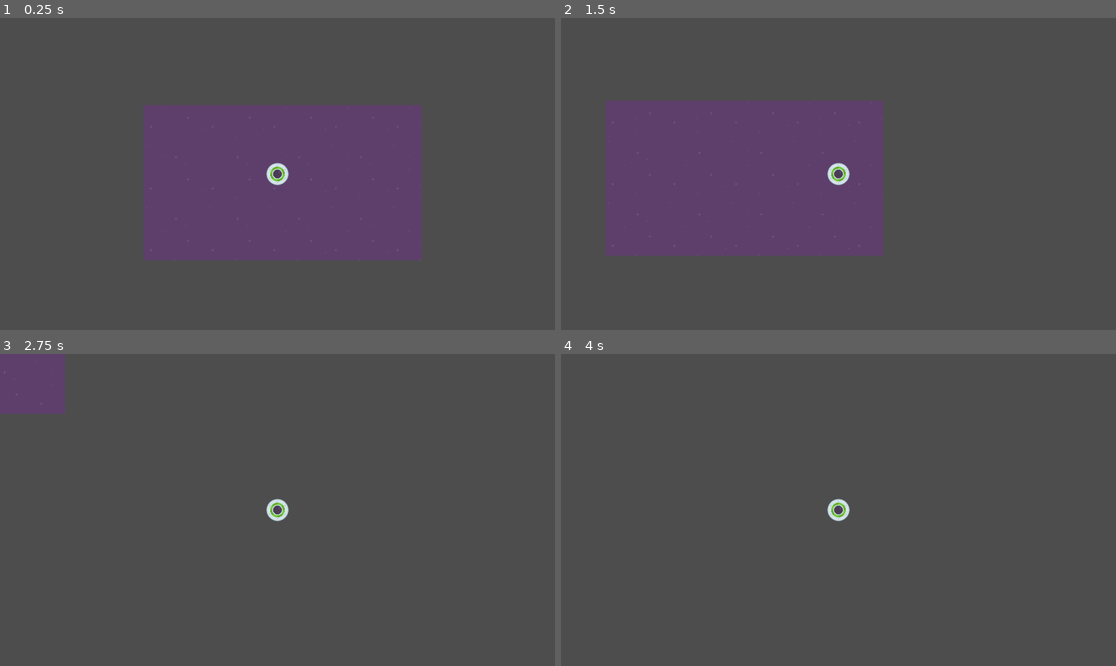
Above: before the commit, frames 1-4 (two rows, left to right).
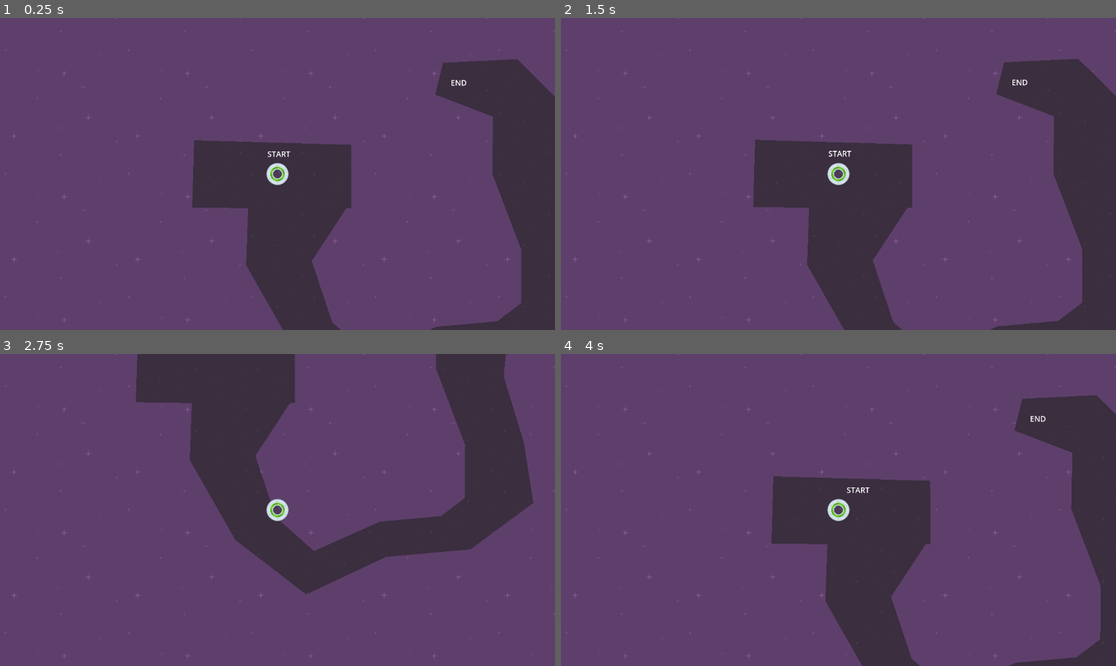
Above: after the commit, the same moments.

Repository: DooDooPark/LearningFirstGodot
Game: Godot game, scene res://scenes/my_level.tscn
The game is run twice, just before and just after one commit, with the same random seed, the same clock (stepped at 60 frames per second) and the same inputs.
Inputs:
- Up to frame 1 (0.25 s): no input
- Up to frame 2 (1.5 s): tap Enter at 0.5 s; hold Right (move_right) 0.53-1.28 s; hold S (move_down) from 1.28 s (still down)
- Up to frame 3 (2.75 s): release S (move_down) at 2.03 s; hold Right (move_right) from 2.03 s (still down)
- Up to frame 4 (4 s): release Right (move_right) at 2.78 s; hold Up (move_up) 2.78-3.53 s; hold A (move_left) from 3.53 s (still down)

The runs differ from the first frame. In frame 1, 83% of the frame differs, in the area x 0-100%, y 0-100%; in frame 2, 82%; in frame 3, 97%; in frame 4, 100%.

Commit message:
godot first end.

Diff:
--- /dev/null
+++ b/scenes/maze.tscn
@@ -0,0 +1,14 @@
+[gd_scene load_steps=2 format=3 uid="uid://bleb5p3ppd55e"]
+
+[ext_resource type="Texture2D" uid="uid://d4drqg6ymhqn0" path="res://assets/darkPurple.png" id="1_l4ml2"]
+
+[node name="Maze" type="Area2D"]
+
+[node name="CollisionPolygon2D" type="CollisionPolygon2D" parent="."]
+polygon = PackedVector2Array(-90, -119, -100, 172, 89, 504, 383, 730, 715, 574, 1065, 543, 1326, 350, 1287, 101, 1203, -176, 1232, -479, 1025, -684, 717, -669, 685, -537, 925, -445, 921, -210, 1043, 110, 1041, 330, 942, 405, 689, 428, 415, 550, 257, 409, 172, 154, 153, -116, 338, -90, 340, -91, 318, -314, -316, -347, -311, -118)
+
+[node name="Polygon2D" type="Polygon2D" parent="."]
+texture_repeat = 2
+position = Vector2(0, 2)
+texture = ExtResource("1_l4ml2")
+polygon = PackedVector2Array(-92, -65, -100, 172, 89, 504, 383, 730, 715, 574, 1065, 543, 1326, 350, 1287, 101, 1203, -176, 1232, -479, 1025, -684, 717, -669, 685, -537, 925, -445, 921, -210, 1043, 110, 1041, 330, 942, 405, 689, 428, 415, 550, 257, 409, 172, 154, 316, -65, 337, -66, 335, -328, -316, -347, -324, -68)
--- a/scenes/my_level.tscn
+++ b/scenes/my_level.tscn
@@ -1,17 +1,67 @@
-[gd_scene load_steps=4 format=3 uid="uid://c0u3w4tkaveo1"]
+[gd_scene load_steps=6 format=3 uid="uid://c0u3w4tkaveo1"]
 
-[ext_resource type="Script" path="res://scripts/level.gd" id="1_nmlee"]
 [ext_resource type="PackedScene" uid="uid://cg1wqrk41ng2f" path="res://scenes/Player.tscn" id="2_0v2s2"]
 [ext_resource type="Texture2D" uid="uid://gqcxx6vwhisi" path="res://assets/purple.png" id="2_uywu7"]
+[ext_resource type="PackedScene" uid="uid://bleb5p3ppd55e" path="res://scenes/maze.tscn" id="4_gt0y7"]
+
+[sub_resource type="GDScript" id="GDScript_qm7y6"]
+script/source = "extends Node2D
+
+
+# Called when the node enters the scene tree for the first time.
+func _ready():
+#	print('hello world');
+	pass # Replace with function body.
+
+
+
+func _on_maze_body_exited(body):
+#	get scene
+	get_tree().reload_current_scene()
+#	print('body out')
+"
+
+[sub_resource type="LabelSettings" id="LabelSettings_hlwu6"]
+font_size = 32
 
 [node name="Level1" type="Node2D"]
-script = ExtResource("1_nmlee")
+script = SubResource("GDScript_qm7y6")
 
-[node name="TextureRect" type="TextureRect" parent="."]
-offset_right = 1153.0
-offset_bottom = 643.0
+[node name="CanvasLayer" type="CanvasLayer" parent="."]
+layer = -10
+
+[node name="TextureRect" type="TextureRect" parent="CanvasLayer"]
+z_index = -15
+offset_top = -356.0
+offset_right = 1981.0
+offset_bottom = 1224.0
 texture = ExtResource("2_uywu7")
 stretch_mode = 1
 
 [node name="Player" parent="." instance=ExtResource("2_0v2s2")]
 position = Vector2(555, 285)
+
+[node name="Maze" parent="." instance=ExtResource("4_gt0y7")]
+z_index = -10
+position = Vector2(525, 490)
+
+[node name="Start" type="Label" parent="."]
+z_index = -10
+offset_left = 513.0
+offset_top = 179.0
+offset_right = 608.0
+offset_bottom = 227.0
+text = "START"
+label_settings = SubResource("LabelSettings_hlwu6")
+
+[node name="End" type="Label" parent="."]
+z_index = -10
+offset_left = 1274.0
+offset_top = -117.0
+offset_right = 1369.0
+offset_bottom = -69.0
+text = "END"
+label_settings = SubResource("LabelSettings_hlwu6")
+
+[connection signal="body_entered" from="Maze" to="." method="_on_maze_body_entered"]
+[connection signal="body_exited" from="Maze" to="." method="_on_maze_body_exited"]
--- a/scripts/level.gd
+++ /dev/null
@@ -1,7 +0,0 @@
-extends Node2D
-
-
-# Called when the node enters the scene tree for the first time.
-func _ready():
-#	print('hello world');
-	pass # Replace with function body.
